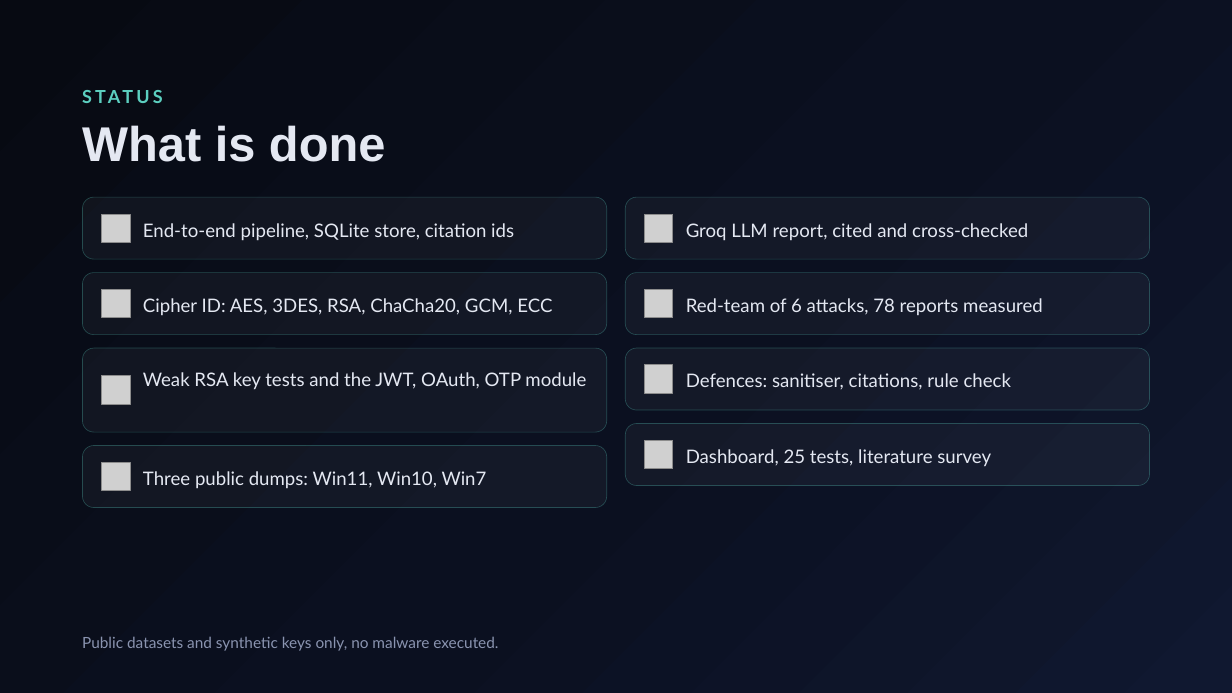
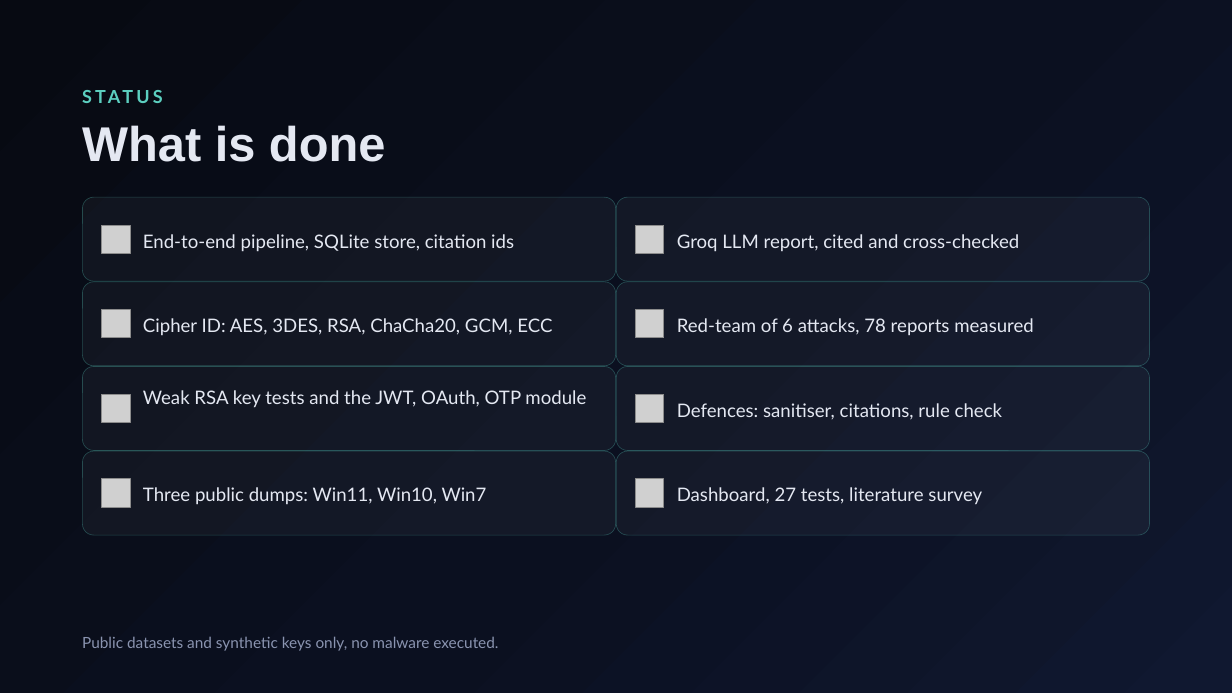
Before and after one commit to HalcyonVector/Triageguard, a slide deck: slide 3 of TriageGuard Progress Evaluation.pptx. Drawn at 1232x693 pixels with LibreOffice and Linux fonts; fonts in the diff are those of the drawing; grey boxes stand for pictures. Boxes give left, top, right and bottom in pixels: in the first picture for what was removed or moved away, otherwise in the second. Text is boxed around its words. In the diff, an @@ line names an element or a change of style, - is before the commit and + after.

```diff
--- a/TriageGuard Progress Evaluation.pptx
+++ b/TriageGuard Progress Evaluation.pptx
@@ rounded rectangle: place and size @@
-rounded rectangle at box(82, 197, 606, 259)
+rounded rectangle at box(82, 197, 616, 281)
@@ rounded rectangle: place and size @@
-rounded rectangle at box(82, 273, 606, 335)
+rounded rectangle at box(616, 197, 1150, 281)
@@ picture: place and size @@
-picture at box(102, 214, 130, 243)
+picture at box(102, 226, 130, 254)
@@ text "End-to-end pipeline, SQLite store, citation ...": place and size @@
-text "End-to-end pipeline, SQLite store, citation ..." at box(143, 223, 514, 241)
+text "End-to-end pipeline, SQLite store, citation ..." at box(143, 234, 514, 252)
@@ picture: place and size @@
-picture at box(102, 289, 130, 318)
+picture at box(636, 226, 665, 254)
@@ text "Groq LLM report, cited and ...": place and size @@
-text "Groq LLM report, cited and ..." at box(686, 223, 1028, 241)
+text "Groq LLM report, cited and ..." at box(677, 234, 1019, 252)
@@ rounded rectangle: place and size @@
-rounded rectangle at box(82, 348, 606, 433)
+rounded rectangle at box(82, 282, 616, 366)
@@ rounded rectangle: place and size @@
-rounded rectangle at box(82, 445, 606, 507)
+rounded rectangle at box(616, 282, 1150, 366)
@@ picture: place and size @@
-picture at box(102, 376, 130, 405)
+picture at box(102, 310, 130, 338)
@@ text "Cipher ID: AES, 3DES, RSA, ...": place and size @@
-text "Cipher ID: AES, 3DES, RSA, ..." at box(143, 298, 552, 315)
+text "Cipher ID: AES, 3DES, RSA, ..." at box(143, 318, 552, 335)
@@ picture: place and size @@
-picture at box(102, 462, 130, 491)
+picture at box(636, 310, 665, 338)
@@ text "Red-team of 6 attacks, 78 ...": place and size @@
-text "Red-team of 6 attacks, 78 ..." at box(686, 298, 1043, 315)
+text "Red-team of 6 attacks, 78 ..." at box(677, 318, 1034, 336)
@@ rounded rectangle: place and size @@
-rounded rectangle at box(626, 197, 1150, 259)
+rounded rectangle at box(82, 367, 616, 451)
@@ text "Weak RSA key tests and ...": place and size @@
-text "Weak RSA key tests and ..." at box(143, 372, 586, 390)
+text "Weak RSA key tests and ..." at box(143, 390, 586, 408)
@@ rounded rectangle: place and size @@
-rounded rectangle at box(626, 273, 1150, 335)
+rounded rectangle at box(616, 367, 1150, 451)
@@ picture: place and size @@
-picture at box(645, 214, 674, 243)
+picture at box(102, 395, 130, 423)
@@ picture: place and size @@
-picture at box(645, 289, 674, 318)
+picture at box(636, 395, 665, 423)
@@ text "Defences: sanitiser, citations, rule check": place and size @@
-text "Defences: sanitiser, citations, rule check" at box(686, 373, 1011, 390)
+text "Defences: sanitiser, citations, rule check" at box(677, 403, 1002, 420)
@@ proportions changed in 7 elements at box(82, 197, 616, 281), box(616, 451, 1150, 535), box(616, 367, 1150, 451), box(616, 197, 1150, 281), box(616, 282, 1150, 366), box(82, 367, 616, 451), box(82, 451, 616, 535) @@
@@ rounded rectangle: place and size @@
-rounded rectangle at box(626, 348, 1150, 410)
+rounded rectangle at box(82, 451, 616, 535)
@@ picture: place and size @@
-picture at box(645, 365, 674, 394)
+picture at box(102, 479, 130, 507)
@@ rounded rectangle: place and size @@
-rounded rectangle at box(626, 423, 1150, 485)
+rounded rectangle at box(616, 451, 1150, 535)
@@ picture: place and size @@
-picture at box(645, 441, 674, 470)
+picture at box(636, 479, 665, 507)
@@ text "Three public dumps: Win11, Win10, ...": place and size @@
-text "Three public dumps: Win11, Win10, ..." at box(143, 471, 487, 489)
+text "Three public dumps: Win11, Win10, ..." at box(143, 487, 487, 505)
@@ text at box(677, 487, 982, 505): text changed @@
-Dashboard, 25 tests, literature survey
+Dashboard, 27 tests, literature survey
```
Also in this commit, not shown: 2 other slides changed, 1 other file.
